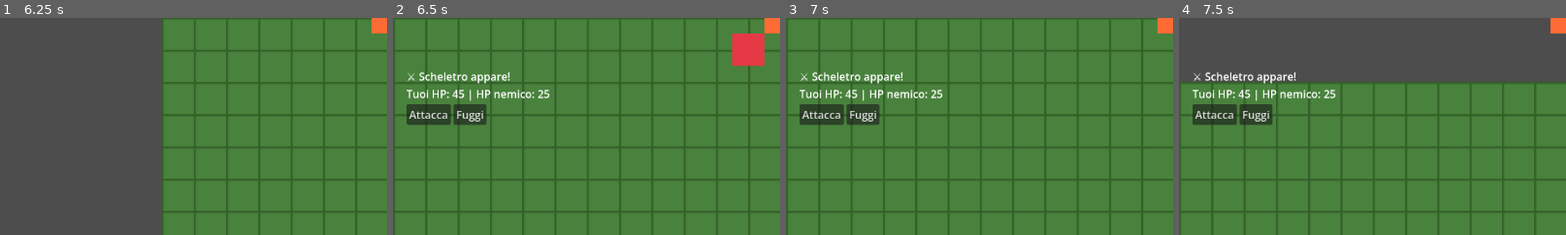
Above: before the commit, frames 1-4 (left to right).
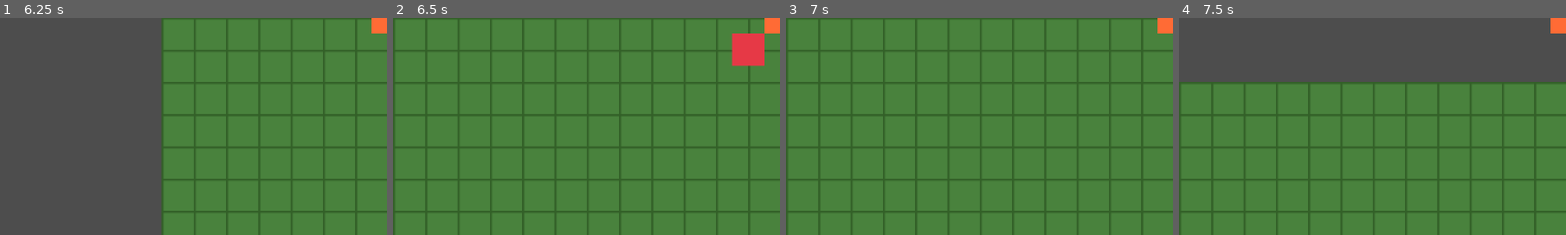
Above: after the commit, the same moments.

Repository: k0m1d3v/EmberPact
Game: Godot game, scene res://scenes/world/world.tscn
Same seed, same stepped clock (60 frames per second), same inputs: the game is played once before the commit and once after it.
Inputs:
- Up to frame 1 (6.25 s): tap Enter at 0.5 s; hold Up (ui_up) 0.53-2.03 s; tap E (interact) at 0.6, 1.35, 2.1, 4.35, 5.1, 5.85 s; hold Left (ui_left) 2.03-2.75 s; click "Attacca" at 2.75 s; click "Fuggi" at 3.5 s; tap Space at 4.25 s; hold Left (ui_left) 4.28-5.03 s; hold Down (ui_down) 5.03-5.78 s; hold Right (ui_right) from 5.78 s (still down)
- Up to frame 2 (6.5 s): keep holding Right (ui_right)
- Up to frame 3 (7 s): release Right (ui_right) at 6.53 s; hold Up (ui_up) from 6.53 s (still down); tap E (interact) at 6.6 s
- Up to frame 4 (7.5 s): release Up (ui_up) at 7.28 s; hold Right (ui_right) from 7.28 s (still down); tap E (interact) at 7.35 s
The pictures show only the part of the screen within x 0-50%, y 50-100%; the shares and areas given below are measured in that part.

Frame 1 is identical in both runs. In frame 2, 3.1% of the frame differs, in the area x 3-41%, y 25-50%; in frame 3, 3.1%; in frame 4, 3.1%.

Commit message:
Fix sconfitta: HP non va in negativo e impedisce rientro immediato in battaglia
- Clamp HP a 0 nel battle log (non mostra valori negativi)
- Reset player_hp al massimo in end_battle(false) prima di emettere il signal
- defeat_cooldown in world.gd: 3 secondi dopo sconfitta/fuga prima che
  check_player_enemy_collision torni attivo, evitando rientro istantaneo

https://claude.ai/code/session_01MatrgjeeZ6dRxrgJphkcV9

Diff:
--- a/scripts/battle_manager.gd
+++ b/scripts/battle_manager.gd
@@ -73,7 +73,7 @@
 
 		var enemy_dmg = max(1, enemy_atk - player_defense)
 		player_hp -= enemy_dmg
-		battle_log += "\n%s ti attacca per %d! (Tuoi HP: %d)" % [ename, enemy_dmg, player_hp]
+		battle_log += "\n%s ti attacca per %d! (Tuoi HP: %d)" % [ename, enemy_dmg, max(0, player_hp)]
 
 		if player_hp <= 0:
 			battle_log += "\n💀 Sei stato sconfitto..."
@@ -90,6 +90,8 @@
 
 func end_battle(won: bool):
 	in_battle = false
+	if not won:
+		player_hp = player_max_hp
 	battle_ended.emit(won)
 	await get_tree().create_timer(2.0).timeout
 	battle_ui.hide()
--- a/scripts/world.gd
+++ b/scripts/world.gd
@@ -31,6 +31,7 @@
 var forge_node: Node = null
 var forge_ui_node: Node = null
 var in_battle := false
+var defeat_cooldown := false
 var enemies: Array = []
 var current_battle_enemy: Node = null
 
@@ -127,6 +128,8 @@
 	check_player_enemy_collision()
 
 func check_player_enemy_collision():
+	if defeat_cooldown:
+		return
 	for enemy in enemies:
 		if not is_instance_valid(enemy):
 			continue
@@ -155,6 +158,8 @@
 	else:
 		print("Sconfitta o fuga")
 		current_battle_enemy = null
+		defeat_cooldown = true
+		get_tree().create_timer(3.0).timeout.connect(func(): defeat_cooldown = false)
 	if forge_node != null:
 		forge_node.can_interact = true
 
